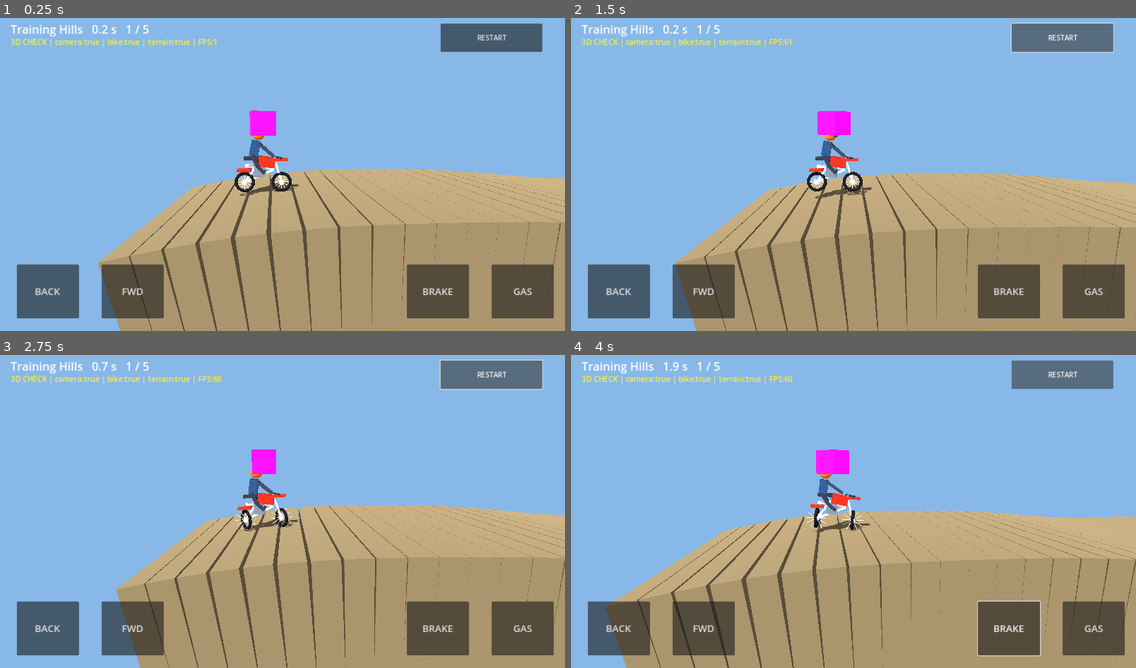
Above: before the commit, frames 1-4 (two rows, left to right).
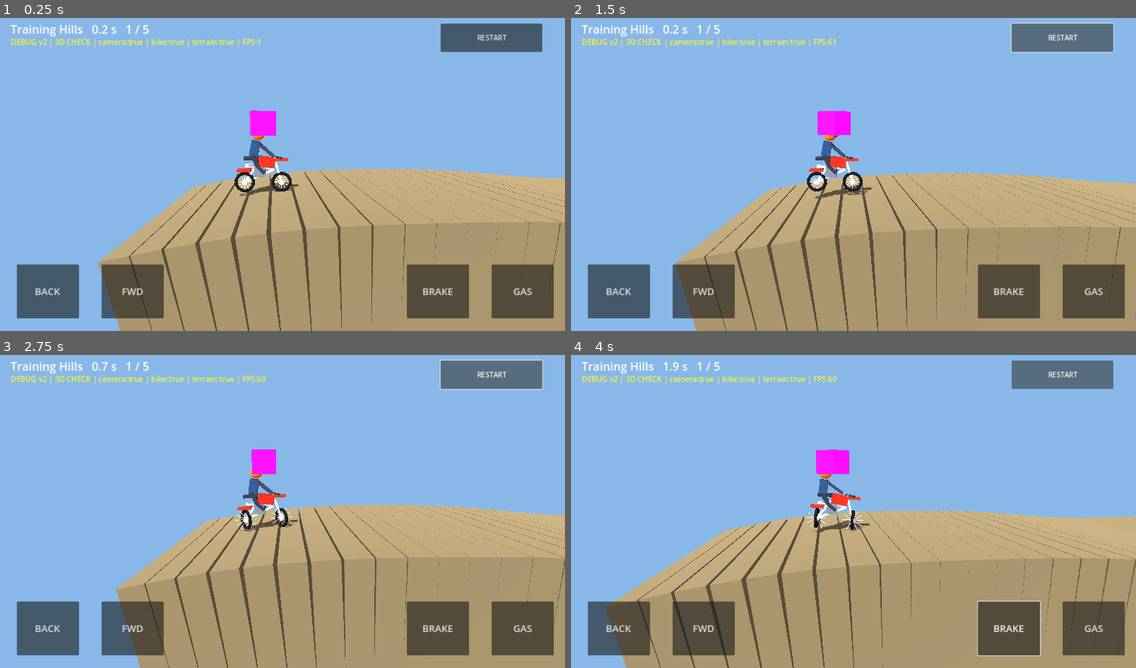
Above: after the commit, the same moments.

Repository: emeshkovpief-gif/gravity-trials
Game: Godot game, scene res://Main.tscn
Two runs of this game, one before a commit and one after it. Both use one fixed random seed, a clock stepped at 60 frames per second and the inputs below.
Inputs:
- Up to frame 1 (0.25 s): no input
- Up to frame 2 (1.5 s): click "RESTART" at 0.5 s; click "RESTART" at 1.25 s
- Up to frame 3 (2.75 s): click "RESTART" at 2 s
- Up to frame 4 (4 s): hold Right 2.78-3.53 s; hold Down from 3.53 s (still down)

The runs differ from the first frame. In frame 1, 0.5% of the frame differs, in the area x 1-46%, y 6-10%; in frame 2, 0.6%; in frame 3, 0.6%, in the area x 1-48%, y 6-10%; in frame 4, 0.6%.

Commit message:
Display unambiguous DEBUG v2 build marker in mobile HUD

Diff:
--- a/scripts/main.gd
+++ b/scripts/main.gd
@@ -79,10 +79,12 @@
 	ui.add_child(root)
 	label = Label.new()
 	label.position = Vector2(24, 16)
+	label.text = "Gravity Trials | DEBUG v2"
 	label.add_theme_font_size_override("font_size", 26)
 	root.add_child(label)
 	debug_label = Label.new()
 	debug_label.position = Vector2(24, 52)
+	debug_label.text = "DEBUG v2 | Starting scene..."
 	debug_label.add_theme_font_size_override("font_size", 17)
 	debug_label.add_theme_color_override("font_color", Color(1, 0.95, 0.2))
 	root.add_child(debug_label)
@@ -234,7 +236,7 @@
 
 func _physics_process(delta: float) -> void:
 	if is_instance_valid(debug_label):
-		debug_label.text = "3D CHECK | camera:%s | bike:%s | terrain:%s | FPS:%d" % [str(is_instance_valid(cam)), str(is_instance_valid(bike)), str(is_instance_valid(terrain)), Engine.get_frames_per_second()]
+		debug_label.text = "DEBUG v2 | 3D CHECK | camera:%s | bike:%s | terrain:%s | FPS:%d" % [str(is_instance_valid(cam)), str(is_instance_valid(bike)), str(is_instance_valid(terrain)), Engine.get_frames_per_second()]
 	if is_instance_valid(marker):
 		marker.position = Vector3(x, height + 3.0, 0)
 		marker.rotate_y(delta * 0.6)
